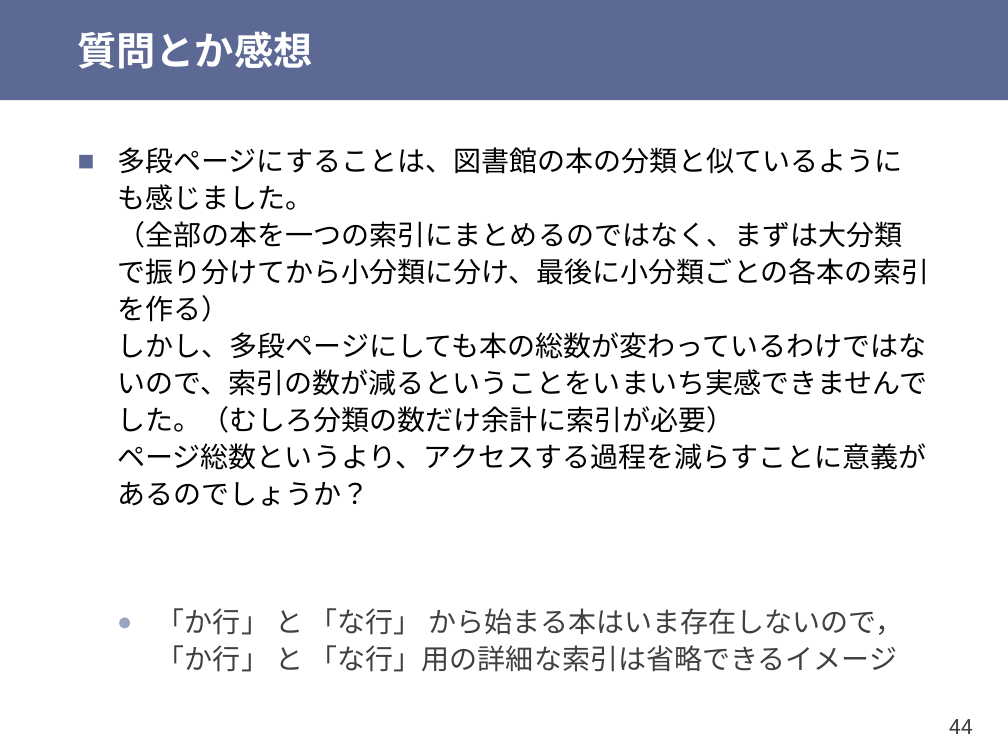
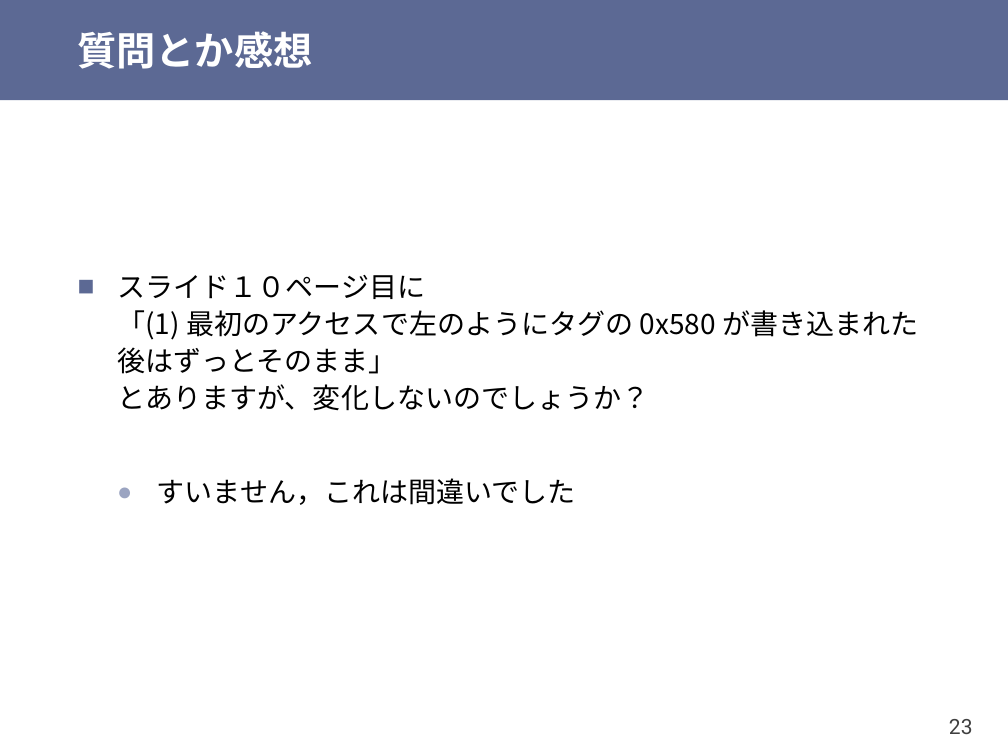
Before and after one commit to shioyadan/otya-computer-architecture-i, a slide deck: slide 23 of cai-shioya-12.pptx (slide 44 before the commit). Drawn at 1008x756 pixels with LibreOffice and Linux fonts; fonts in the diff are those of the drawing. Boxes give left, top, right and bottom in pixels: in the first picture for what was removed or moved away, otherwise in the second. Text is boxed around its words. In the diff, an @@ line names an element or a change of style, - is before the commit and + after.

```diff
--- a/cai-shioya-12.pptx
+++ b/cai-shioya-12.pptx
@@ text at [117,275,918,505]: text changed @@
-■ 多段ページにすることは、図書館の本の分類と似ているようにも感じました。
-  （全部の本を一つの索引にまとめるのではなく、まずは大分類で振り分けてから小分類に分け、最後に小分類ごとの各本の索引を作る）
-  しかし、多段ページにしても本の総数が変わっているわけではないので、索引の数が減るということをいまいち実感できませんでした。（むしろ分類の数だけ余計に索引が必要）
-  ページ総数というより、アクセスする過程を減らすことに意義があるのでしょうか？
-  ● 「か行」 と 「な行」 から始まる本はいま存在しないので，「か行」 と 「な行」用の詳細な索引は省略できるイメージ
+■ スライド１０ページ目に
+  「(1) 最初のアクセスで左のようにタグの 0x580 が書き込まれた後はずっとそのまま」
+  とありますが、変化しないのでしょうか？
+  ● すいません，これは間違いでした
@@ page number at [949,719,973,734]: text changed @@
-44
+23
```
Also in this commit, not shown: 21 other slides changed, 2 slides added, 15 slides removed, 1 other file.
